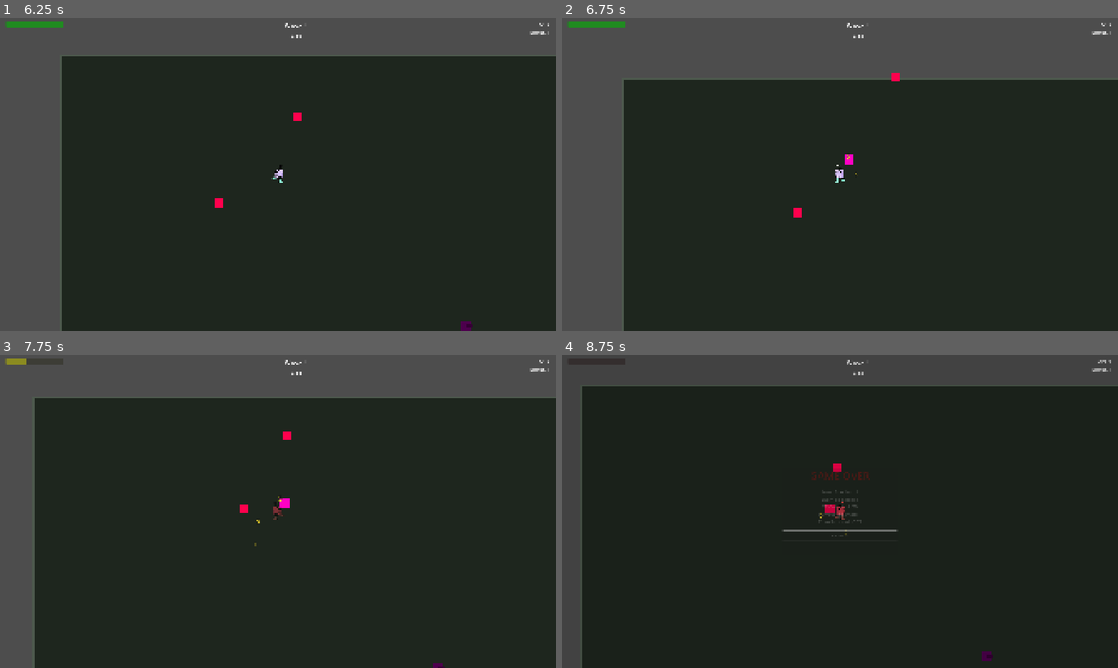
Above: before the commit, frames 1-4 (two rows, left to right).
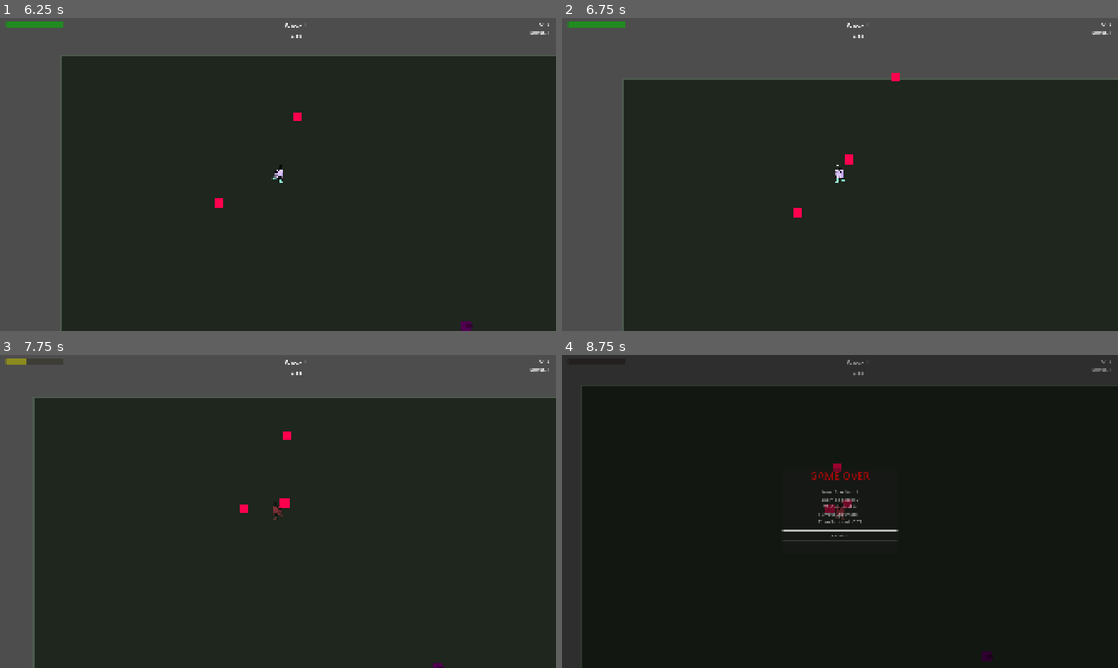
Above: after the commit, the same moments.

Repository: arebolledo2/turret-game
Game: Godot game, scene res://scenes/main.tscn
Same seed, same stepped clock (60 frames per second), same inputs: the game is played once before the commit and once after it.
Inputs (mouse positions are in pixels of both pictures, inside the frame that each line leads up to):
- Up to frame 1 (6.25 s): click "Easy - Relaxed gameplay for l…" at 0.5 s; tap Enter at 1.25 s; move the mouse to (250, 237) at 1.27 s; hold W (move_up) 1.28-2 s; tap F (pickup_turret, bound only after the commit) at 1.35, 3.05, 4.55, 5.85 s; click (250, 237) at 1.42 s; drag from (444, 221) to (250, 237) at 2.02 s; move the mouse to (111, 127) at 2.77 s; hold A (move_left) 2.78-3.5 s; hold Shift 2.78-3.5 s; drag from (305, 174) to (111, 127) at 3.52 s; move the mouse to (194, 96) at 4.27 s; hold S (move_down) 4.28-5 s; tap Ctrl at 4.35 s; drag from (400, 158) to (194, 96) at 5.02 s; move the mouse to (166, 190) at 5.77 s; hold W (move_up) from 5.78 s (still down); click (166, 190) at 5.92 s
- Up to frame 2 (6.75 s): release W (move_up) at 6.5 s; drag from (895, 105) to (728, 190) at 6.52 s
- Up to frame 3 (7.75 s): move the mouse to (250, 574) at 7.27 s; hold D (move_right) from 7.28 s (still down); tap Alt at 7.35 s; tap F (pickup_turret, bound only after the commit) at 7.55 s
- Up to frame 4 (8.75 s): release D (move_right) at 8 s; drag from (1006, 558) to (812, 574) at 8.02 s

Frame 1 is identical in both runs. In frame 2, less than 0.1% of the frame differs, in the area x 50-53%, y 43-50%; in frame 3, less than 0.1%; in frame 4, 0.7%, in the area x 39-99%, y 1-58%.

Commit message:
Add turret pickup and placement mechanic
- Players can pick up and carry turrets (F key or gamepad A button)
- Turrets continue firing while being carried on player's head
- Blue indicator (60px radius) shows when turret is in pickup range
- 30% movement speed penalty while carrying
- Quick swap support for tactical repositioning
- Turret dropped on player death
- Add player_auto_attack_enabled setting (default: false)

🤖 Generated with [Claude Code](https://claude.com/claude-code)

Co-Authored-By: Claude <noreply@anthropic.com>

Diff:
--- a/project.godot
+++ b/project.godot
@@ -82,6 +82,12 @@
 , Object(InputEventJoypadButton,"resource_local_to_scene":false,"resource_name":"","device":-1,"button_index":6,"pressure":0.0,"pressed":false,"script":null)
 ]
 }
+pickup_turret={
+"deadzone": 0.5,
+"events": [Object(InputEventKey,"resource_local_to_scene":false,"resource_name":"","device":-1,"window_id":0,"alt_pressed":false,"shift_pressed":false,"ctrl_pressed":false,"meta_pressed":false,"pressed":false,"keycode":0,"physical_keycode":70,"key_label":0,"unicode":102,"location":0,"echo":false,"script":null)
+, Object(InputEventJoypadButton,"resource_local_to_scene":false,"resource_name":"","device":-1,"button_index":0,"pressure":0.0,"pressed":false,"script":null)
+]
+}
 ui_accept={
 "deadzone": 0.5,
 "events": [Object(InputEventKey,"resource_local_to_scene":false,"resource_name":"","device":-1,"window_id":0,"alt_press …(195 unchanged characters)…
--- a/scripts/autoload/events.gd
+++ b/scripts/autoload/events.gd
@@ -25,6 +25,9 @@
 # Turret Events
 signal turret_spawned(turret: Node2D, position: Vector2)
 signal turret_fired(turret: Node2D)
+signal turret_picked_up(turret: Node2D)
+signal turret_placed(turret: Node2D, position: Vector2)
+signal turret_dropped(turret: Node2D, position: Vector2)
 
 # Pickup Events
 signal xp_dropped(position: Vector2, amount: int)
--- a/scripts/autoload/globals.gd
+++ b/scripts/autoload/globals.gd
@@ -55,6 +55,7 @@
 # SETTINGS
 # =============================================================================
 var show_damage_numbers: bool = true
+var player_auto_attack_enabled: bool = false  # Player default attack disabled
 
 # Helper to get current difficulty config
 func get_difficulty_config() -> Dictionary:
@@ -92,6 +93,12 @@
 const TURRET_ROTATION_SPEED: float = 180.0  # degrees per second
 const TURRET_MIN_DISTANCE: float = 100.0  # from other turrets
 const TURRET_PLAYER_EXCLUSION: float = 150.0  # won't spawn on player
+
+# Turret Pickup System
+const TURRET_PICKUP_RANGE: float = 60.0  # Player can pick up turrets within this radius
+const TURRET_CARRY_OFFSET: Vector2 = Vector2(0, -40)  # Offset from player center (sits on head)
+const TURRET_CARRY_SPEED_PENALTY: float = 0.7  # 30% speed reduction (multiply by 0.7)
+const TURRET_IN_RANGE_INDICATOR_ALPHA: float = 0.5  # Subtle glow for nearby turrets
 
 # Computed turret values
 var TURRET_DAMAGE: float:
--- a/scripts/player.gd
+++ b/scripts/player.gd
@@ -20,6 +20,11 @@
 var animation_timer: Timer
 var current_frame: int = 0
 var is_moving: bool = false
+
+# Turret pickup system
+var carried_turret: Node2D = null
+var nearby_turret: Node2D = null
+var pickup_action_just_pressed: bool = false
 
 # Projectile scene (will be set up)
 var projectile_scene: PackedScene
@@ -71,10 +76,14 @@
 	clamp_to_arena()
 	move_and_slide()
 
-	# Auto-aim and fire at closest enemy
-	find_closest_enemy()
-	if closest_enemy and can_fire:
-		fire_at_enemy()
+	# Turret pickup/placement system
+	handle_turret_interactions()
+
+	# Auto-aim and fire at closest enemy (only if enabled)
+	if Globals.player_auto_attack_enabled:
+		find_closest_enemy()
+		if closest_enemy and can_fire:
+			fire_at_enemy()
 
 	# Handle invincibility visual
 	if is_invincible:
@@ -96,7 +105,13 @@
 
 	# Normalize and apply speed (instant response, no acceleration)
 	input_vector = input_vector.normalized()
-	velocity = input_vector * speed
+
+	# Apply speed penalty if carrying turret
+	var effective_speed := speed
+	if carried_turret and is_instance_valid(carried_turret):
+		effective_speed *= Globals.TURRET_CARRY_SPEED_PENALTY
+
+	velocity = input_vector * effective_speed
 
 	# Handle animation
 	if input_vector.length() > 0.1:
@@ -111,6 +126,89 @@
 		anim_timer.stop()
 		sprite.frame = 0  # Reset to idle frame
 
+func handle_turret_interactions() -> void:
+	# Detect input (check for just_pressed to toggle)
+	if Input.is_action_just_pressed("pickup_turret"):
+		pickup_action_just_pressed = true
+
+	# If carrying a turret, update its position
+	if carried_turret and is_instance_valid(carried_turret):
+		update_carried_turret_position()
+
+		# Check for placement input
+		if pickup_action_just_pressed:
+			place_turret()
+			pickup_action_just_pressed = false
+	else:
+		# Not carrying - look for nearby turrets
+		find_nearby_turret()
+		update_nearby_turret_indicator()
+
+		# Check for pickup input
+		if pickup_action_just_pressed and nearby_turret and is_instance_valid(nearby_turret):
+			pickup_turret(nearby_turret)
+			pickup_action_just_pressed = false
+
+func find_nearby_turret() -> void:
+	var turrets = get_tree().get_nodes_in_group("turrets")
+	var closest_distance: float = Globals.TURRET_PICKUP_RANGE
+	var previous_nearby := nearby_turret
+	nearby_turret = null
+
+	for turret in turrets:
+		if not is_instance_valid(turret):
+			continue
+		var distance := global_position.distance_to(turret.global_position)
+		if distance < closest_distance:
+			closest_distance = distance
+			nearby_turret = turret
+
+	# Manage indicator state changes
+	if previous_nearby != nearby_turret:
+		if previous_nearby and is_instance_valid(previous_nearby):
+			if previous_nearby.has_method("hide_pickup_indicator"):
+				previous_nearby.hide_pickup_indicator()
+		if nearby_turret and is_instance_valid(nearby_turret):
+			if nearby_turret.has_method("show_pickup_indicator"):
+				nearby_turret.show_pickup_indicator()
+
+func update_nearby_turret_indicator() -> void:
+	pass  # Handled by find_nearby_turret()
+
+func pickup_turret(turret: Node2D) -> void:
+	# Quick swap: drop current turret first
+	if carried_turret and is_instance_valid(carried_turret):
+		place_turret()
+
+	carried_turret = turret
+
+	if turret.has_method("hide_pickup_indicator"):
+		turret.hide_pickup_indicator()
+
+	Events.turret_picked_up.emit(turret)
+
+func place_turret() -> void:
+	if not carried_turret or not is_instance_valid(carried_turret):
+		carried_turret = null
+		return
+
+	var placement_pos := carried_turret.global_position
+	Events.turret_placed.emit(carried_turret, placement_pos)
+
+	carried_turret = null
+
+func update_carried_turret_position() -> void:
+	if not carried_turret or not is_instance_valid(carried_turret):
+		carried_turret = null
+		return
+
+	carried_turret.global_position = global_position + Globals.TURRET_CARRY_OFFSET
+
+func drop_carried_turret() -> void:
+	if carried_turret and is_instance_valid(carried_turret):
+		Events.turret_dropped.emit(carried_turret, carried_turret.global_position)
+		carried_turret = null
+
 func clamp_to_arena() -> void:
 	# Keep player within arena bounds
 	var half_width := Globals.ARENA_WIDTH / 2.0
@@ -190,6 +288,10 @@
 	if is_dead:
 		return
 	is_dead = true
+
+	# Drop carried turret before death
+	drop_carried_turret()
+
 	Events.player_died.emit()
 	# Don't queue_free - let GameManager handle game over
 
--- a/scripts/turret.gd
+++ b/scripts/turret.gd
@@ -10,6 +10,7 @@
 var can_fire: bool = true
 var fire_timer: Timer
 var projectile_scene: PackedScene
+var is_in_pickup_range: bool = false
 
 @onready var weapon_sprite: Sprite2D = $WeaponSprite
 @onready var range_indicator: Node2D = $RangeIndicator
@@ -124,3 +125,19 @@
 func hide_range() -> void:
 	if range_indicator:
 		range_indicator.modulate.a = 0.0
+
+func show_pickup_indicator() -> void:
+	is_in_pickup_range = true
+	if range_indicator:
+		# Set to pickup range and blue color
+		if range_indicator.has_method("set_radius"):
+			range_indicator.set_radius(Globals.TURRET_PICKUP_RANGE)
+		range_indicator.modulate = Color(0.5, 0.8, 1.0, Globals.TURRET_IN_RANGE_INDICATOR_ALPHA)
+
+func hide_pickup_indicator() -> void:
+	is_in_pickup_range = false
+	if range_indicator:
+		# Reset to attack range and hide
+		if range_indicator.has_method("set_radius"):
+			range_indicator.set_radius(attack_range)
+		range_indicator.modulate = Color(0.3, 0.8, 0.3, 0.0)
